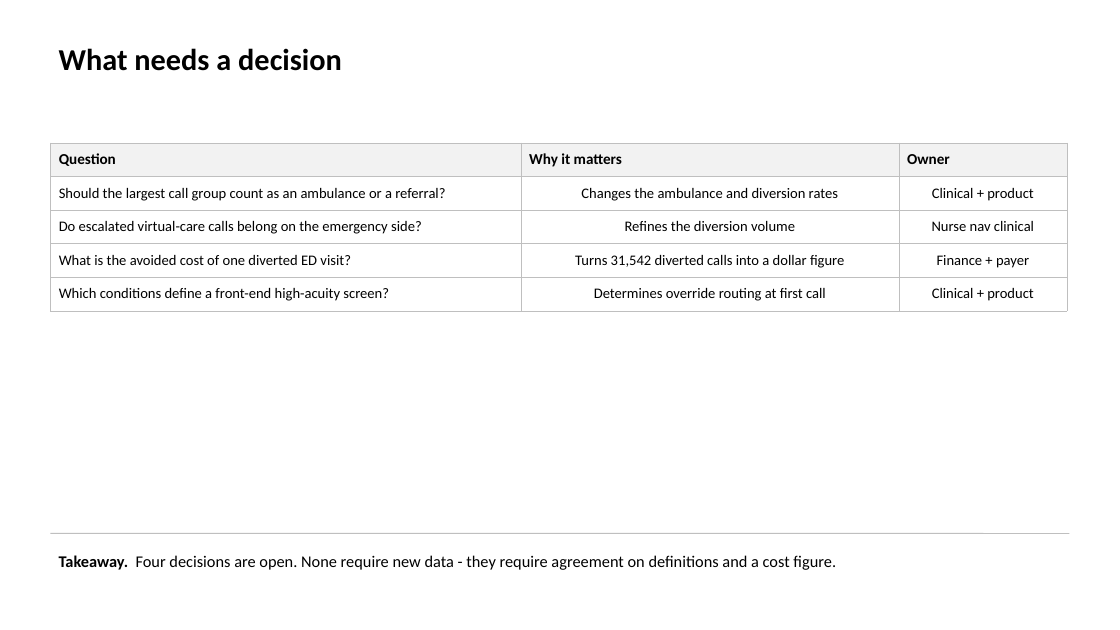
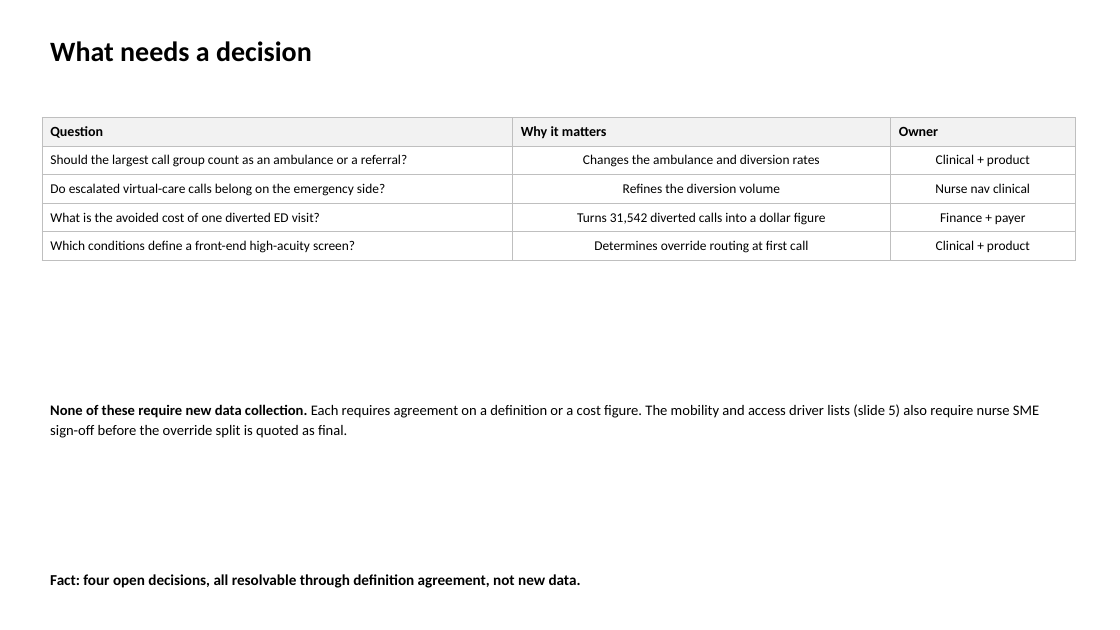
Before and after one commit to jwsmitherman/llm_projects, a slide deck: slide 10 of nurse_nav_qa_story.pptx (slide 7 before the commit). Drawn at 1120x630 pixels with LibreOffice and Linux fonts; fonts in the diff are those of the drawing. Boxes give left, top, right and bottom in pixels: in the first picture for what was removed or moved away, otherwise in the second. Text is boxed around its words. In the diff, an @@ line names an element or a change of style, - is before the commit and + after.

```diff
--- a/nurse_nav_qa_story.pptx
+++ b/nurse_nav_qa_story.pptx
@@ text "What needs a decision": place and size @@
-text "What needs a decision" at <box>59,48,342,71</box>
+text "What needs a decision" at <box>50,41,312,62</box>
@@ text "What needs a decision" at <box>50,41,312,62</box>: size 26 to 24 pt @@
@@ table at <box>42,118,1075,257</box> @@
@@ size 13 to 12 pt in "Question", "Why it matters", "Owner" @@
@@ size 12.5 to 11.5 pt @@
@@ table: place and size @@
-table at <box>50,143,1067,305</box>
+table at <box>42,118,1075,257</box>
@@ text added at <box>50,404,1039,438</box>, 12.5 pt, text #000000 @@
+None of these require new data collection. Each requires agreement on a definition or a cost figure. The mobility and access driver lists (slide 5) also require nurse SME sign-off before the override split is quoted as final.
@@ line removed from (50, 534) to (1070, 534) @@
@@ text "Fact: four open decisions, all ..." at <box>50,574,581,588</box>: vertical alignment top to middle @@
@@ text at <box>50,574,581,588</box>: text changed; size 14 to 13 pt; bold on @@
-Takeaway. Four decisions are open. None require new data - they require agreement on definitions and a cost figure.
+Fact: four open decisions, all resolvable through definition agreement, not new data.
```
Also in this commit, not shown: 2 other slides changed, 8 slides added, 5 slides removed.
